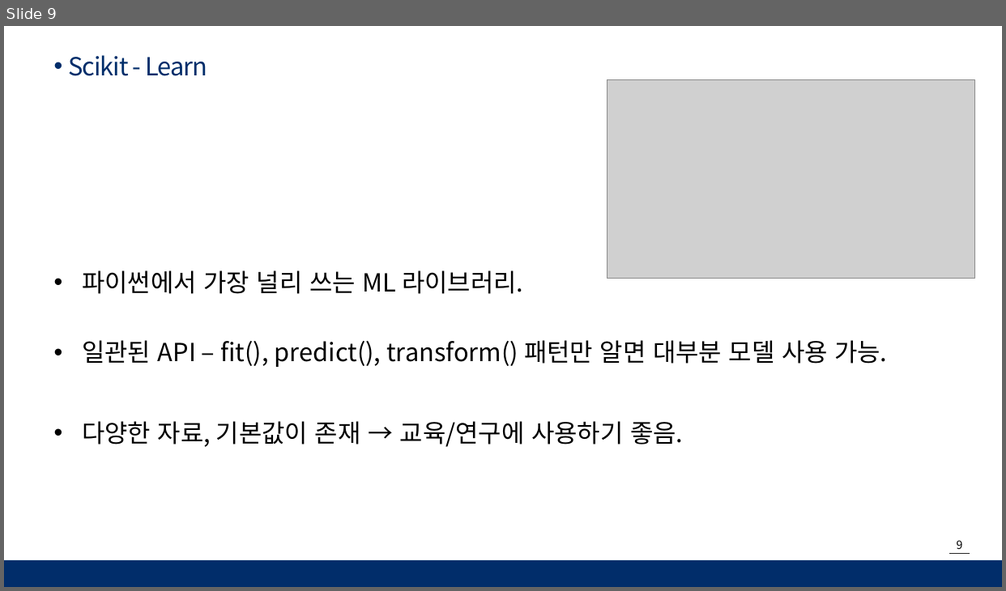
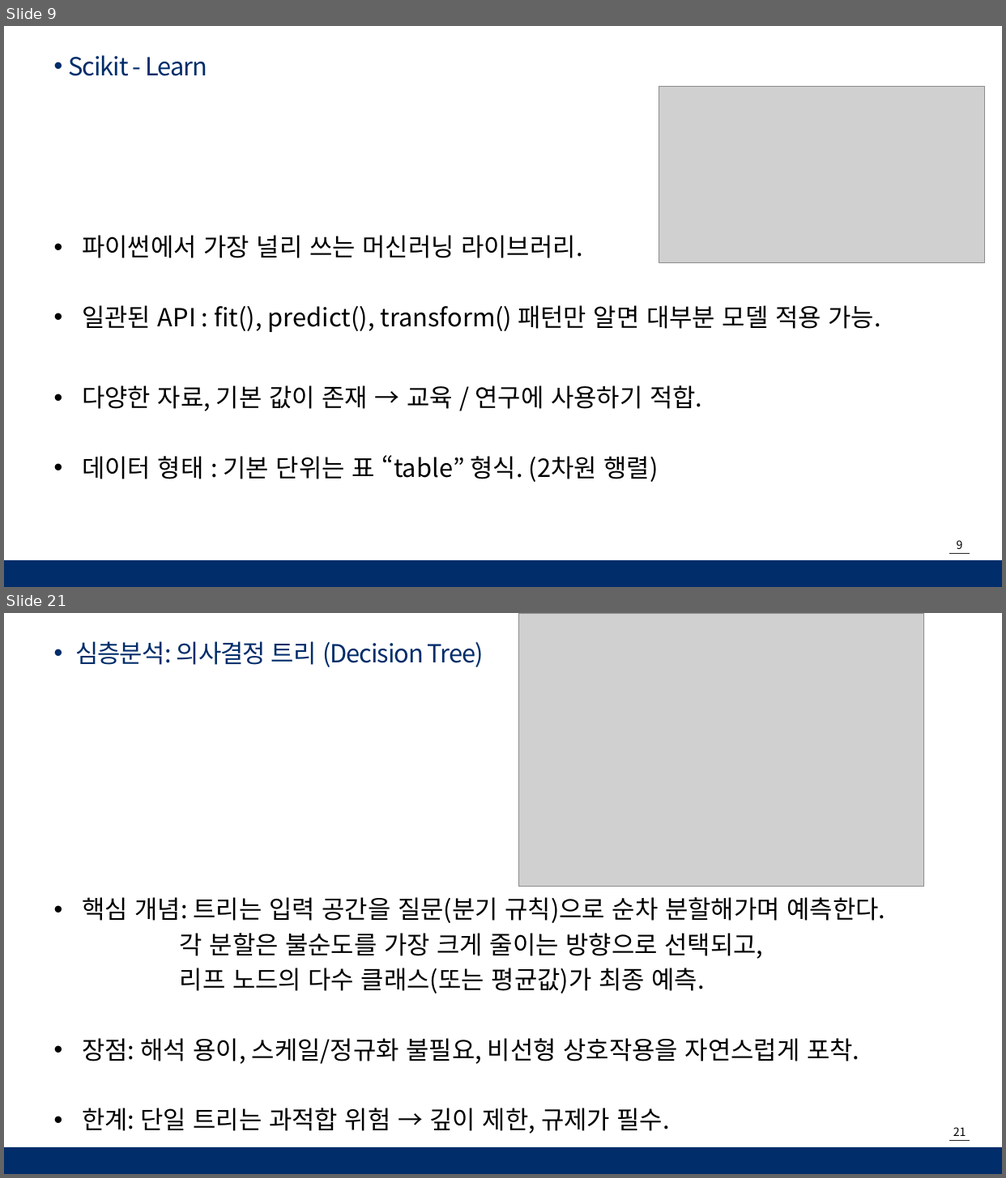
Before and after one commit to moonjanghyun/numpy, a slide deck: 머신러닝 _ MJH.pptx. Shown one above the other, each under a label of ours: slide 9 before the commit, slides 9 and 21 after it; the slides between them are not shown. The pictures are 1006x591 and 1006x1178 pixels, drawn with LibreOffice and Linux fonts; fonts in the diff are those of the drawing; grey boxes stand for pictures; background and template pictures are left out. Boxes give left, top, right and bottom in pixels: in the first picture for what was removed or moved away, otherwise in the second. Text is boxed around its words. In the diff, an @@ line names an element or a change of style, - is before the commit and + after.

```diff
--- a/머신러닝 _ MJH.pptx
+++ b/머신러닝 _ MJH.pptx
@@ slide 21 added at [4,613,1002,1174], background #FFFFFF; not listed: 3 template elements that a slide beside it also shows @@
@@ picture added at [519,613,924,886] @@
@@ text added at [75,641,484,667], 24 pt, text #012D6A @@
+• 심층분석: 의사결정 트리 (Decision Tree)
@@ text added at [82,897,886,1134], 24 pt, text #000000 @@
+• 핵심 개념: 트리는 입력 공간을 질문(분기 규칙)으로 순차 분할해가며 예측한다.
+각 분할은 불순도를 가장 크게 줄이는 방향으로 선택되고,
+리프 노드의 다수 클래스(또는 평균값)가 최종 예측.
+• 장점: 해석 용이, 스케일/정규화 불필요, 비선형 상호작용을 자연스럽게 포착.
+• 한계: 단일 트리는 과적합 위험 → 깊이 제한, 규제가 필수.
@@ slide 9 changed as well @@
@@ picture: place and size @@
-picture at [607,80,975,278]
+picture at [659,87,986,263]
@@ text at [82,235,880,482]: text changed @@
-• 파이썬에서 가장 널리 쓰는 ML 라이브러리.
-• 일관된 API – fit(), predict(), transform() 패턴만 알면 대부분 모델 사용 가능.
-• 다양한 자료, 기본값이 존재 → 교육/연구에 사용하기 좋음.
+• 파이썬에서 가장 널리 쓰는 머신러닝 라이브러리.
+• 일관된 API : fit(), predict(), transform() 패턴만 알면 대부분 모델 적용 가능.
+• 다양한 자료, 기본 값이 존재 → 교육 / 연구에 사용하기 적합.
+• 데이터 형태 : 기본 단위는 표 “table” 형식. (2차원 행렬)
```
Also in this commit, not shown: 6 other slides changed, 13 other slides added.
